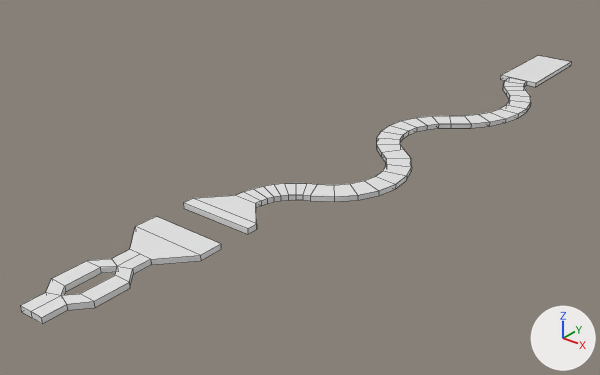
A saved change to the FBX model FallGuys/Assets/Graphic/Races/1st location.fbx.
The view is the same before and after, from a 50 mm camera at (617.0, -365.0, 454.0) aimed at (-35.0, 450.0, -51.0). The lights are fixed; the arrows at lower right show +X, +Y and +Z. Mesh edges are drawn as thin lines. Where no turn or scale is listed for an object, it has been applied to the vertices.

The older version as bpy lines, for what is in view:
```python
me_plane_014 = bpy.data.meshes.new('Plane.014')
me_plane_014.from_pydata(...)  # 39 vertices, 28 faces; spans x -33.6..33.6, y -6.2..131.8, z -7.2..0.0
me_plane_015 = bpy.data.meshes.new('Plane.015')
me_plane_015.from_pydata(...)  # 24 vertices, 15 faces; spans x -52.0..52.0, y 132.0..301.0, z -7.0..0.0
me_plane_016 = bpy.data.meshes.new('Plane.016')
me_plane_016.from_pydata(...)  # 144 vertices, 142 faces; spans x -16.0..131.0, y 0.0..632.0, z -7.0..0.0
me_plane_017 = bpy.data.meshes.new('Plane.017')
me_plane_017.from_pydata(...)  # a box spanning x -32.0..32.0, y 0.0..151.0, z -7.0..0.0
# before: 0 (32.0, 0.0, 0.0) at pixel (535, 83), 1 (-32.0, 0.0, 0.0) at pixel (500, 75), 2 (-32.0, 0.0, -7.0) at pixel (500, 79), 3 (32.0, 0.0, -7.0) at pixel (535, 87), 4 (32.0, 151.0, 0.0) at pixel (571, 61)
# before: 5 (-32.0, 151.0, 0.0) at pixel (537, 55)
ob_1st_location = bpy.data.objects.new('1st location', me_plane_014)
ob_1st_location.location = (0.0, 0.0, 0.0)
ob_plane_002 = bpy.data.objects.new('Plane.002', me_plane_015)
ob_plane_002.location = (0.0, 0.0, 0.0)
ob_plane_003 = bpy.data.objects.new('Plane.003', me_plane_016)
ob_plane_003.location = (0.0, 301.0, 0.0)
ob_plane_004 = bpy.data.objects.new('Plane.004', me_plane_017)
ob_plane_004.location = (57.0, 932.0, 0.0)
```
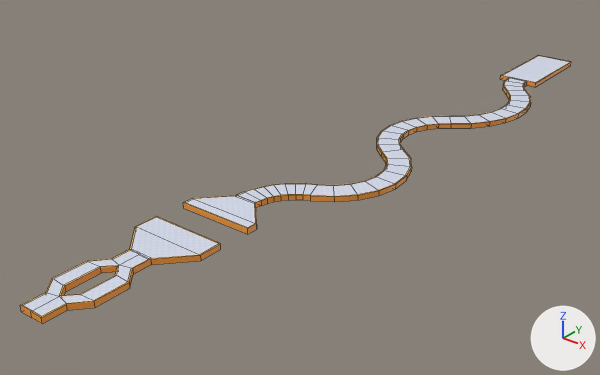
The change, as a diff of the scene's bpy script:
```diff
--- a/FallGuys/Assets/Graphic/Races/1st location.fbx.py
+++ b/FallGuys/Assets/Graphic/Races/1st location.fbx.py
@@ me_plane_017 @@
 # verts and faces of me_plane_017; kept vertices keep their numbers, new ones are numbered from 8
-me_plane_017.from_pydata(...)  # 8 vertices, 6 faces; spans x -32.0..32.0, y 0.0..151.0, z -7.0..0.0
+me_plane_017.from_pydata(...)  # 16 vertices, 12 faces; spans x -32.0..32.0, y 0.0..151.0, z -7.0..0.0
+# me_plane_017 part 7
+delete_faces([(0, 1, 2, 3), (0, 4, 5, 1)])
+verts[8] = (31.0, 2.0, 0.0)  # pixel (535, 82)
+verts[9] = (-31.0, 2.0, 0.0)  # pixel (502, 75)
+verts[10] = (31.0, 150.0, 0.0)  # pixel (570, 62)
+verts[11] = (-31.0, 150.0, 0.0)  # pixel (538, 55)
+verts[12] = (-15.0, 0.0, 0.0)  # pixel (510, 77)
+verts[13] = (15.0, 0.0, 0.0)  # pixel (526, 80)
+verts[14] = (-15.0, 2.0, 0.0)  # pixel (510, 77)
+verts[15] = (15.0, 2.0, 0.0)  # pixel (526, 80)
+faces += [(0, 13, 12, 1, 2, 3), (4, 5, 11, 10), (0, 4, 10, 8), (1, 9, 11, 5), (1, 12, 14, 9), (0, 8, 15, 13)]  # mat_gradient (picture img_tex_gradient4_png)
+faces += [(8, 10, 11, 9, 14, 15), (12, 13, 15, 14)]  # mat_floor (picture img_tile4_png)
+# me_plane_017 part 8: 4 faces spanning x -32.0..32.0, y 0.0..151.0, z -7.0..0.0 switch from no material to mat_gradient (picture img_tex_gradient4_png)
+me_plane_017.materials.append(mat_floor)  # picture img_tile4_png
@@ me_plane_014 @@
-me_plane_014.from_pydata(...)  # 39 vertices, 28 faces; spans x -33.6..33.6, y -6.2..131.8, z -7.2..0.0
+me_plane_014.from_pydata(...)  # 61 vertices, 50 faces; spans x -33.6..33.6, y -6.2..131.8, z -7.2..0.0
+# me_plane_014 part 5
+# 10 faces are deleted
+# 22 vertices are added at x -31.9..31.9, y -4.6..131.8, z 0.0
+# 12 new faces join them, mat_floor (picture img_tile4_png)
+# 20 new faces join them, mat_gradient (picture img_tex_gradient4_png)
+# me_plane_014 part 6: 18 faces spanning x -33.6..33.6, y -6.2..131.8, z -7.2..0.0 switch from no material to mat_gradient (picture img_tex_gradient4_png)
+me_plane_014.materials.append(mat_floor)  # picture img_tile4_png
@@ me_plane_016 @@
-me_plane_016.from_pydata(...)  # 144 vertices, 142 faces; spans x -16.0..131.0, y 0.0..632.0, z -7.0..0.0
+me_plane_016.from_pydata(...)  # 220 vertices, 218 faces; spans x -16.0..131.0, y 0.0..631.0, z -7.0..0.0
+# me_plane_016 part 1: 1 vertex removed from x 40.0, y 632.0, z 0.0; 77 vertices added at x -15.0..129.0, y 0.0..631.0, z 0.0
+# me_plane_016 part 2: 104 faces spanning x -16.0..131.0, y 0.0..631.0, z -7.0..0.0 switch from no material to mat_gradient (picture img_tex_gradient4_png)
+me_plane_016.materials.append(mat_floor)  # picture img_tile4_png
@@ me_plane_015 @@
-me_plane_015.from_pydata(...)  # 24 vertices, 15 faces; spans x -52.0..52.0, y 132.0..301.0, z -7.0..0.0
+me_plane_015.from_pydata(...)  # 41 vertices, 31 faces; spans x -52.0..52.0, y 132.0..301.0, z -7.0..0.0
+# me_plane_015 part 3
+# 5 faces are deleted
+# 17 vertices are added at x -50.0..50.0, y 132.0..301.0, z 0.0
+# 6 new faces join them, mat_floor (picture img_tile4_png)
+# 15 new faces join them, mat_gradient (picture img_tex_gradient4_png)
+# me_plane_015 part 4: 10 faces spanning x -52.0..52.0, y 132.0..301.0, z -7.0..0.0 switch from no material to mat_gradient (picture img_tex_gradient4_png)
+me_plane_015.materials.append(mat_floor)  # picture img_tile4_png
```

Where the change shows, as pixel boxes (x1, y1, x2, y2) in the pictures (600 x 375 px):
part 1 of me_plane_016, built on: before (505, 77, 527, 84); after (236, 77, 531, 203)
part 2 of me_plane_016, recoloured (grey to brown): (256, 82, 531, 208) in both
part 3 of me_plane_015, built on: (130, 195, 257, 259) in both
part 4 of me_plane_015, recoloured (grey to orange): (151, 203, 257, 265) in both
part 5 of me_plane_014, built on: (21, 250, 150, 317) in both
part 6 of me_plane_014, recoloured (grey to brown): (20, 259, 151, 324) in both
part 7 of me_plane_017, built on: (500, 56, 570, 87) in both
part 8 of me_plane_017, recoloured: (535, 62, 571, 87) in both
